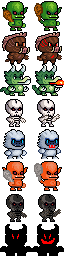
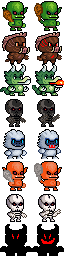
The second 64 × 256 image is a revision of the first. Changes to its layers:
added layer "レイヤー 4" above "レイヤー 5" over [7, 195, 60, 221]
added layer "レイヤー 5" above "レイヤー 1" over [6, 100, 59, 126]
painted on "レイヤー 1" over [7, 195, 60, 221]
